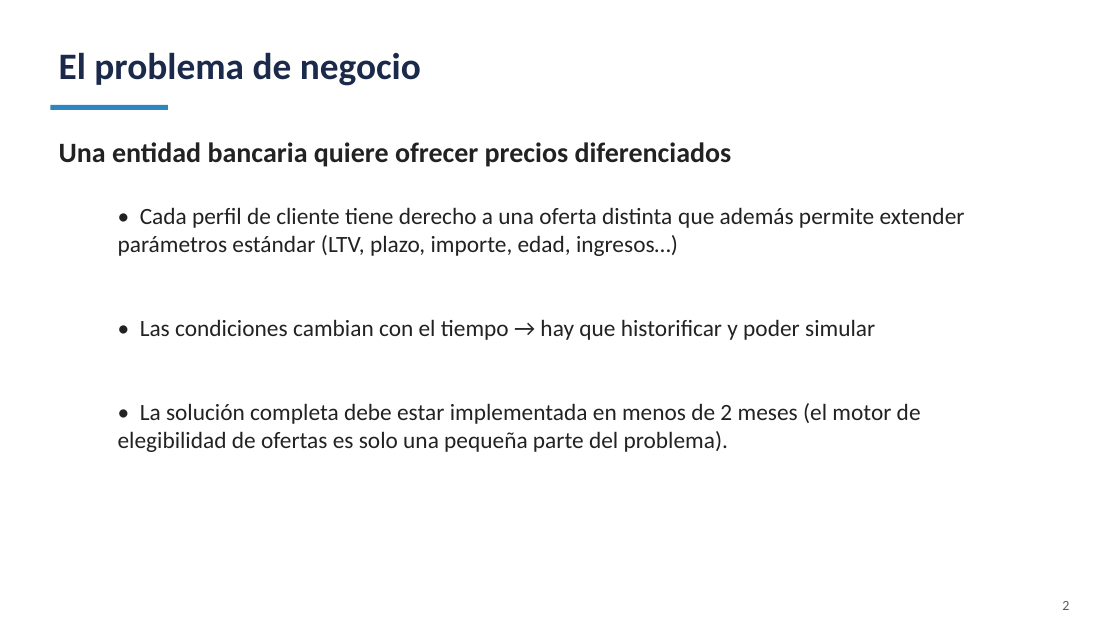
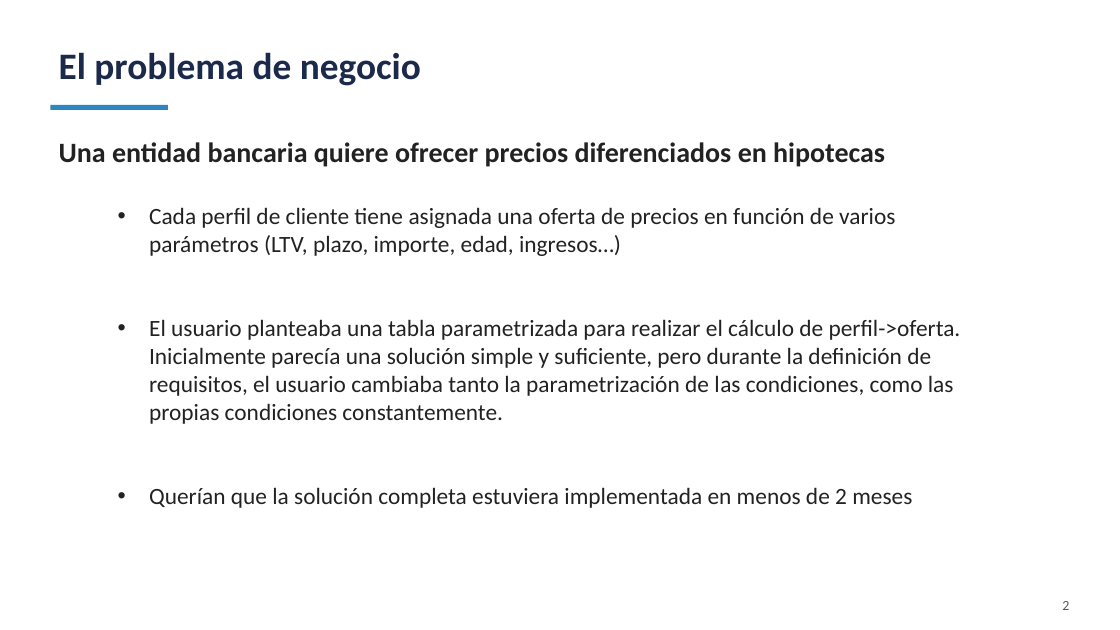
Before and after one commit to jbroceno/rule_engine, a slide deck: slide 2 of docs/PRESENTACION-SLIDES.pptx. Drawn at 1120x630 pixels with LibreOffice and Linux fonts; fonts in the diff are those of the drawing. Boxes give left, top, right and bottom in pixels: in the first picture for what was removed or moved away, otherwise in the second. Text is boxed around its words. In the diff, an @@ line names an element or a change of style, - is before the commit and + after.

```diff
--- a/docs/PRESENTACION-SLIDES.pptx
+++ b/docs/PRESENTACION-SLIDES.pptx
@@ text at bbox=[59, 142, 885, 167]: text changed @@
-Una entidad bancaria quiere ofrecer precios diferenciados
+Una entidad bancaria quiere ofrecer precios diferenciados en hipotecas
@@ text at bbox=[149, 207, 961, 508]: text changed @@
-• Cada perfil de cliente tiene derecho a una oferta distinta que además permite extender parámetros estándar (LTV, plazo, importe, edad, ingresos…)
-• Las condiciones cambian con el tiempo → hay que historificar y poder simular
-• La solución completa debe estar implementada en menos de 2 meses (el motor de elegibilidad de ofertas es solo una pequeña parte del problema).
+• Cada perfil de cliente tiene asignada una oferta de precios en función de varios parámetros (LTV, plazo, importe, edad, ingresos…)
+• El usuario planteaba una tabla parametrizada para realizar el cálculo de perfil->oferta. Inicialmente parecía una solución simple y suficiente, pero durante la definición de requisitos, el usuario cambiaba tanto la parametrización de las condiciones, como las propias condiciones constantemente.
+• Querían que la solución completa estuviera implementada en menos de 2 meses
```
Also in this commit, not shown: 8 other slides changed, 3 other files.
